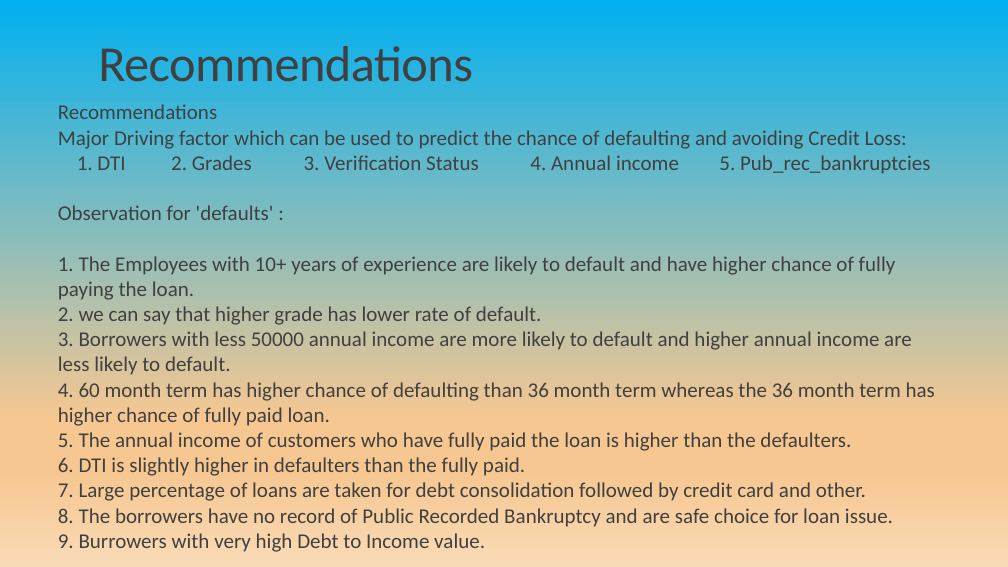
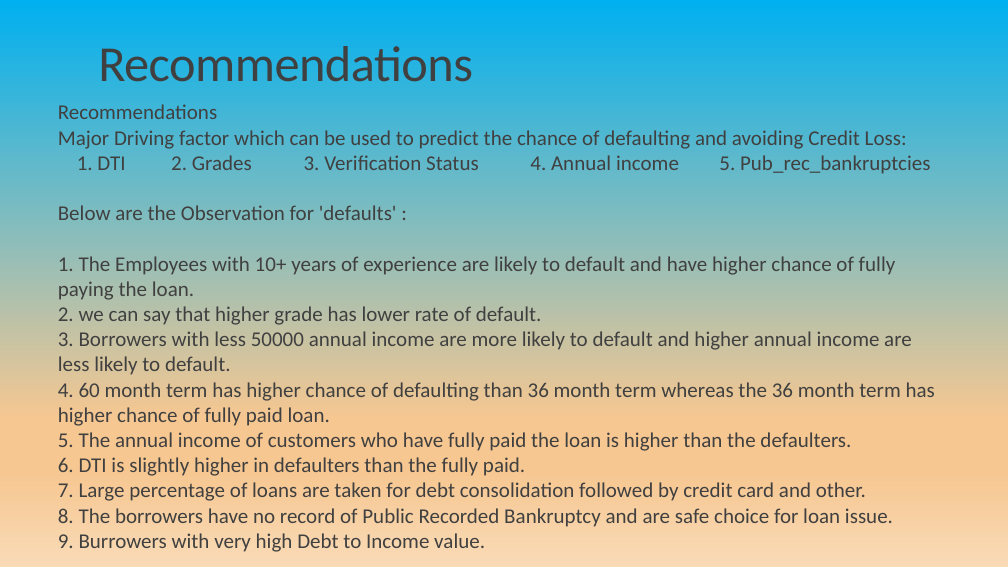
Before and after one commit to shravaniwani/lending-case-study_Sunita-Saraf, a slide deck: slide 10 of Case Study - Lending by Sunita Saraf.pptx. Drawn at 1008x567 pixels with LibreOffice and Linux fonts; fonts in the diff are those of the drawing. Boxes give left, top, right and bottom in pixels: in the first picture for what was removed or moved away, otherwise in the second. Text is boxed around its words. In the diff, an @@ line names an element or a change of style, - is before the commit and + after.

Commit message:
ppt added

```diff
--- a/Case Study - Lending by Sunita Saraf.pptx
+++ b/Case Study - Lending by Sunita Saraf.pptx
@@ text at bbox=[58, 205, 397, 220]: text changed @@
-Observation for 'defaults' :
+Below are the Observation for 'defaults' :
```
